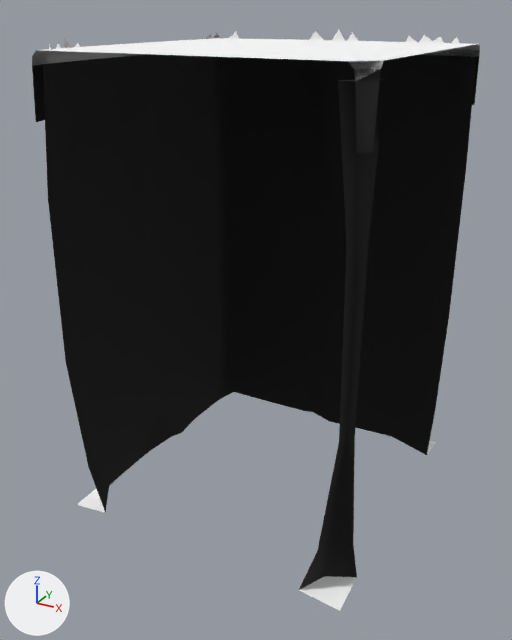
Before and after pictures for a commit that changed the glTF model web/public/assets/acnh/cliff/2-c-3.glb.
Rendered twice from a camera (50 mm lens) standing at (10.35, -19.77, 1.01) and looking at (-0.15, -0.68, -8.53). Lighting does not change. The marker at lower left points along +X, +Y and +Z. The first picture is the older version. Where no turn or scale is listed for an object, it has been applied to the vertices.

Objects in the first picture: 'CliffThin__mCliff', 'GrassB_1__mGrass', 'GrassOP_1__mGrassCliffXlu', 'GrassT__mGrass' and 1 more.
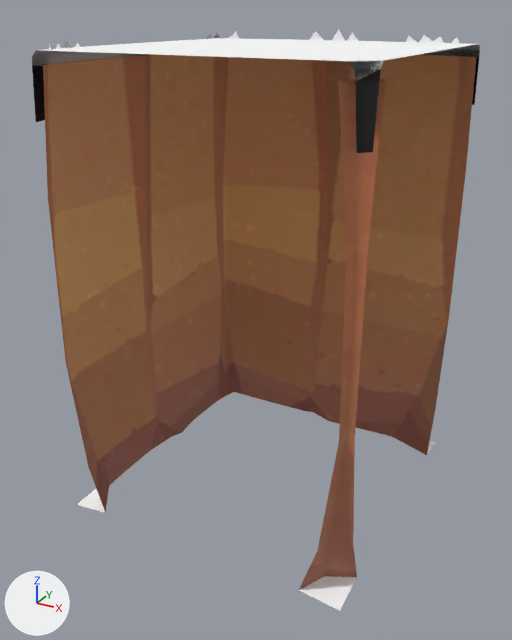
Boxes (x1, y1, x2, y2) around the edits, measured in the pictures (512 x 640 px):
'CliffThin__mCliff', surface changed (black to brown): (34, 54, 477, 590) in both

Diff of the bpy script that builds the scene:
```diff
--- a/web/public/assets/acnh/cliff/2-c-3.glb.py
+++ b/web/public/assets/acnh/cliff/2-c-3.glb.py
@@ img_image_0 @@
+img_image_0 = load_image('Image_0', '_unpacked/Image_0', 512, 512, 'sRGB')
@@ mat_mcliff @@
 mat_mcliff = principled_material('mCliff')
-mat_mcliff.base_color = (0.0, 0.0, 0.0)  # black #000000
+mat_mcliff.texture = img_image_0
 mat_mcliff.roughness = 0.9
```
